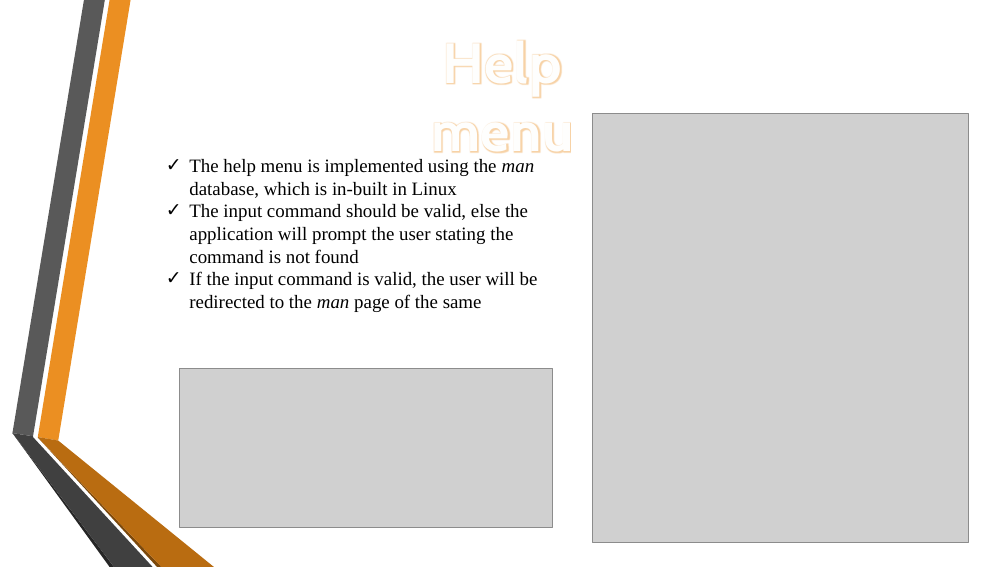
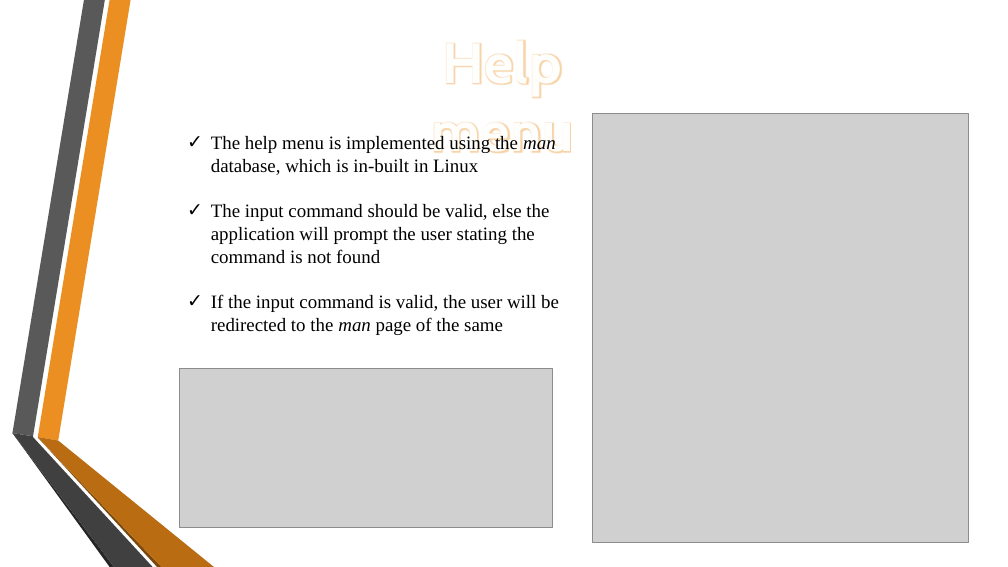
Before and after one commit to krithick14/EZ-ADMIN, a slide deck: slide 12 of Docs/Project.pptx. Drawn at 1008x567 pixels with LibreOffice and Linux fonts; fonts in the diff are those of the drawing; grey boxes stand for pictures; background and template pictures are left out. Boxes give left, top, right and bottom in pixels: in the first picture for what was removed or moved away, otherwise in the second. Text is boxed around its words. In the diff, an @@ line names an element or a change of style, - is before the commit and + after.

```diff
--- a/Docs/Project.pptx
+++ b/Docs/Project.pptx
@@ text "The help menu is implemented ..." rewrapped from box(189, 159, 538, 312) to box(211, 135, 559, 335) @@
```
Also in this commit, not shown: 10 other slides changed.
